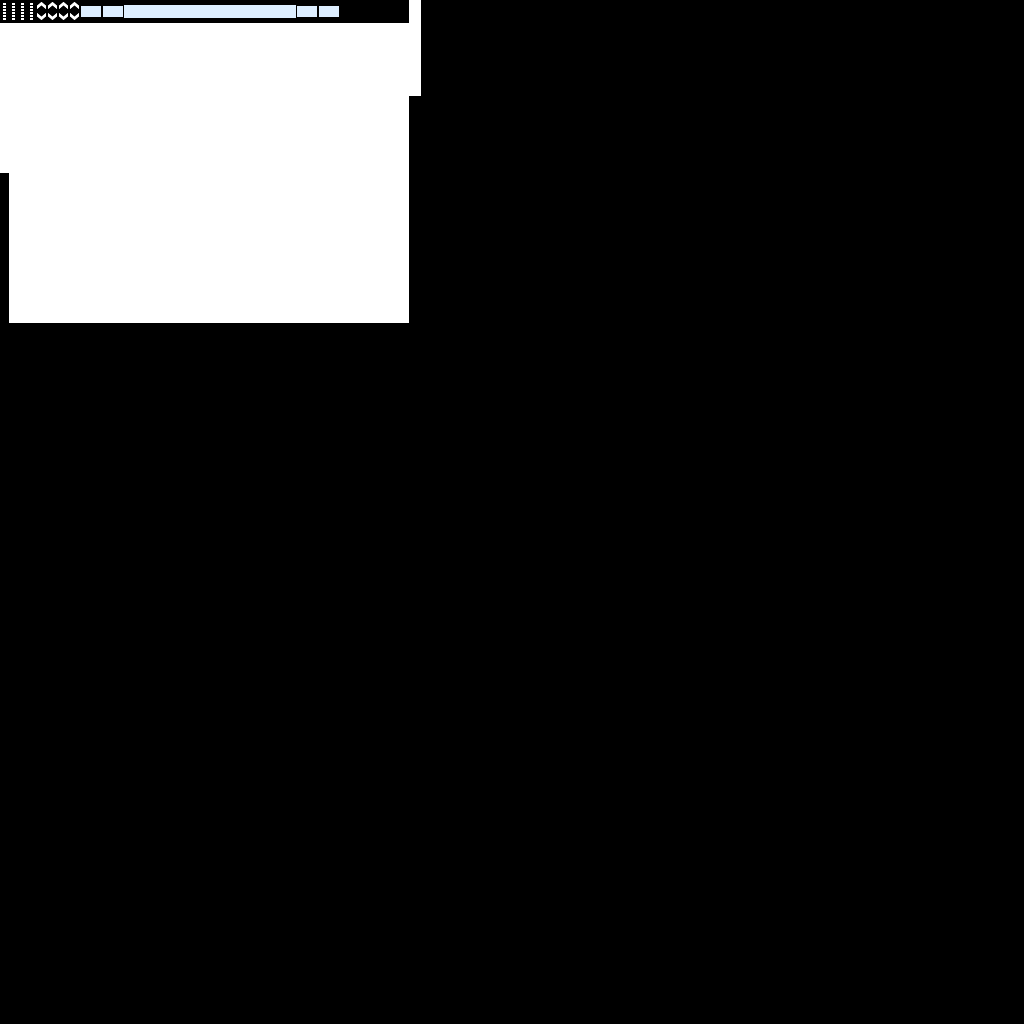
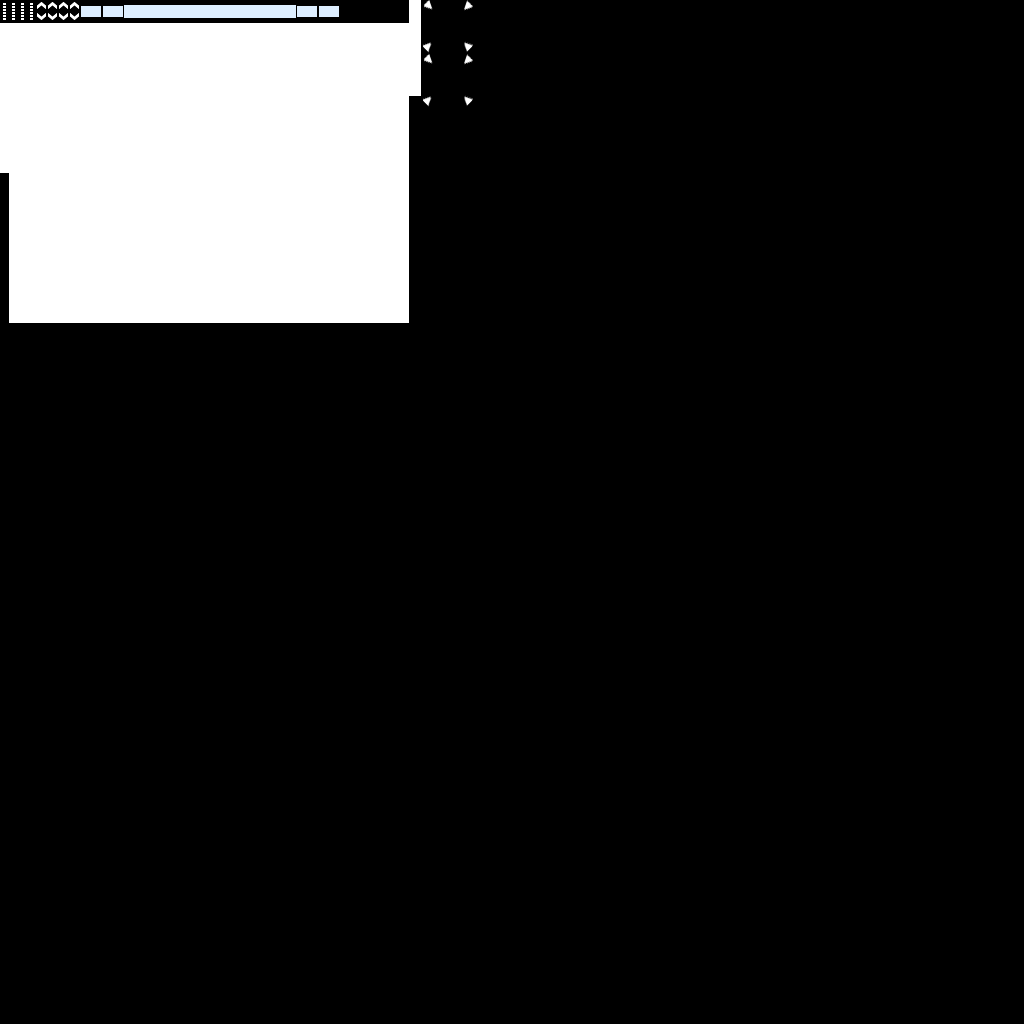
The second 1024 x 1024 image is a revision of the first. Changes to its layers:
added group "Selector" (1st of 2, in "Themes") with 2 layers in group "Themes" over 422, 0, 473, 107
added layer "Hover" (1st of 18, in "Themes" › "Selector") in group "Selector" over 422, 0, 473, 53
added layer "Selected" (1st of 2, in "Themes" › "Selector") in group "Selector" over 422, 53, 473, 107
added group "Selector" (2nd of 2, in "Alpha") with 2 layers in group "Alpha" over 422, 0, 473, 107
added layer "Hover" (18th of 18, in "Alpha" › "Selector") in group "Selector" over 422, 53, 473, 107
added layer "Selected" (2nd of 2, in "Alpha" › "Selector") in group "Selector" over 422, 0, 473, 53
